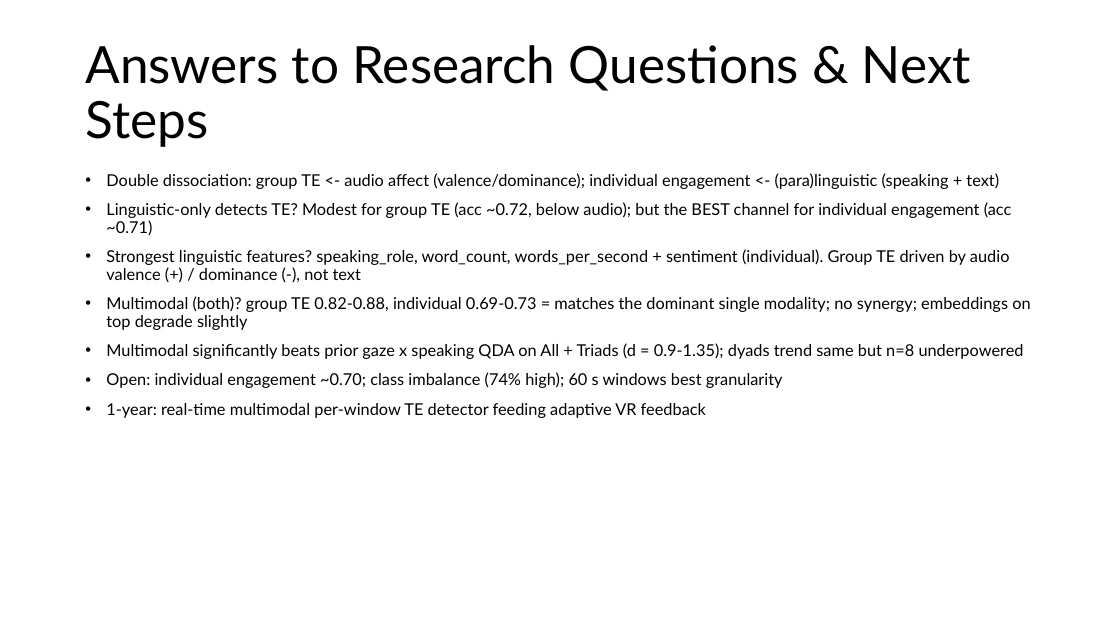
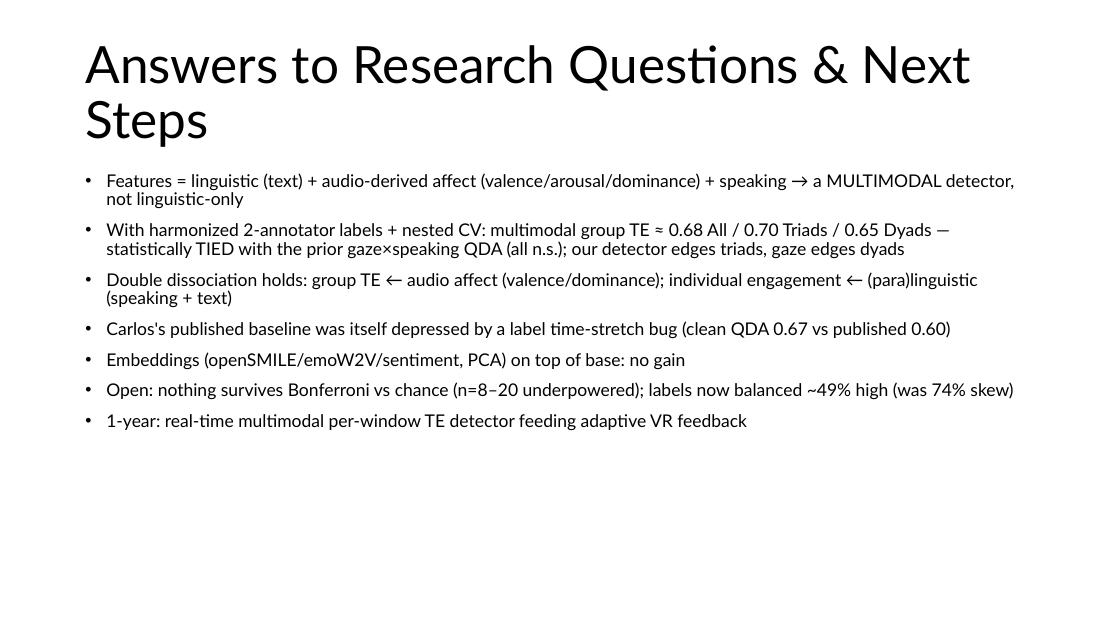
Before and after one commit to carlotes247/vilearn_ml, a slide deck: slide 17 of discover/2026_March_ViLearn_Planning.pptx. Drawn at 1120x630 pixels with LibreOffice and Linux fonts; fonts in the diff are those of the drawing. Boxes give left, top, right and bottom in pixels: in the first picture for what was removed or moved away, otherwise in the second. Text is boxed around its words. In the diff, an @@ line names an element or a change of style, - is before the commit and + after.

Commit message:
discover(deck): reframe results for harmonized labels + fair prior comparison
- results slide: neither pipeline significantly beats the other (all n.s. after Bonferroni); old beats-prior claim was a label-skew artifact
- modality ablation refreshed (double dissociation survives); granularity drops skew-inflated 1Hz row; feature coefs + embeddings rerun on clean labels
- A1 fair comparison: Carlos's GazexSpeaking QDA re-run on clean labels (his published baseline was depressed by a label time-stretch bug)
- gitignore office lock files

```diff
--- a/discover/2026_March_ViLearn_Planning.pptx
+++ b/discover/2026_March_ViLearn_Planning.pptx
@@ text at [106, 173, 1015, 400]: text changed; size 14 to 15 pt @@
-• Double dissociation: group TE <- audio affect (valence/dominance); individual engagement <- (para)linguistic (speaking + text)
-• Linguistic-only detects TE? Modest for group TE (acc ~0.72, below audio); but the BEST channel for individual engagement (acc ~0.71)
-• Strongest linguistic features? speaking_role, word_count, words_per_second + sentiment (individual). Group TE driven by audio valence (+) / dominance (-), not text
-• Multimodal (both)? group TE 0.82-0.88, individual 0.69-0.73 = matches the dominant single modality; no synergy; embeddings on top degrade slightly
-• Multimodal significantly beats prior gaze x speaking QDA on All + Triads (d = 0.9-1.35); dyads trend same but n=8 underpowered
-• Open: individual engagement ~0.70; class imbalance (74% high); 60 s windows best granularity
+• Features = linguistic (text) + audio-derived affect (valence/arousal/dominance) + speaking → a MULTIMODAL detector, not linguistic-only
+• With harmonized 2-annotator labels + nested CV: multimodal group TE ≈ 0.68 All / 0.70 Triads / 0.65 Dyads — statistically TIED with the prior gaze×speaking QDA (all n.s.); our detector edges triads, gaze edges dyads
+• Double dissociation holds: group TE ← audio affect (valence/dominance); individual engagement ← (para)linguistic (speaking + text)
+• Carlos's published baseline was itself depressed by a label time-stretch bug (clean QDA 0.67 vs published 0.60)
+• Embeddings (openSMILE/emoW2V/sentiment, PCA) on top of base: no gain
+• Open: nothing survives Bonferroni vs chance (n=8–20 underpowered); labels now balanced ~49% high (was 74% skew)
@@ text at [106, 414, 747, 431]: size 14 to 15 pt in "1-year: real-time multimodal per-window TE detector feeding ..." @@
```
Also in this commit, not shown: 5 other slides changed, 1 other file.
